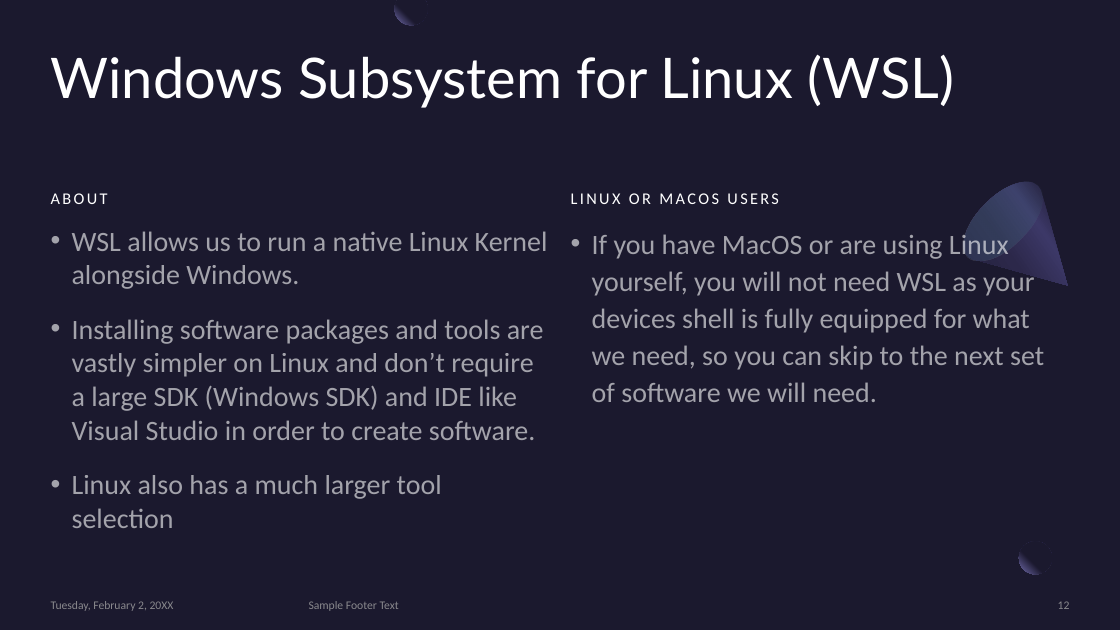
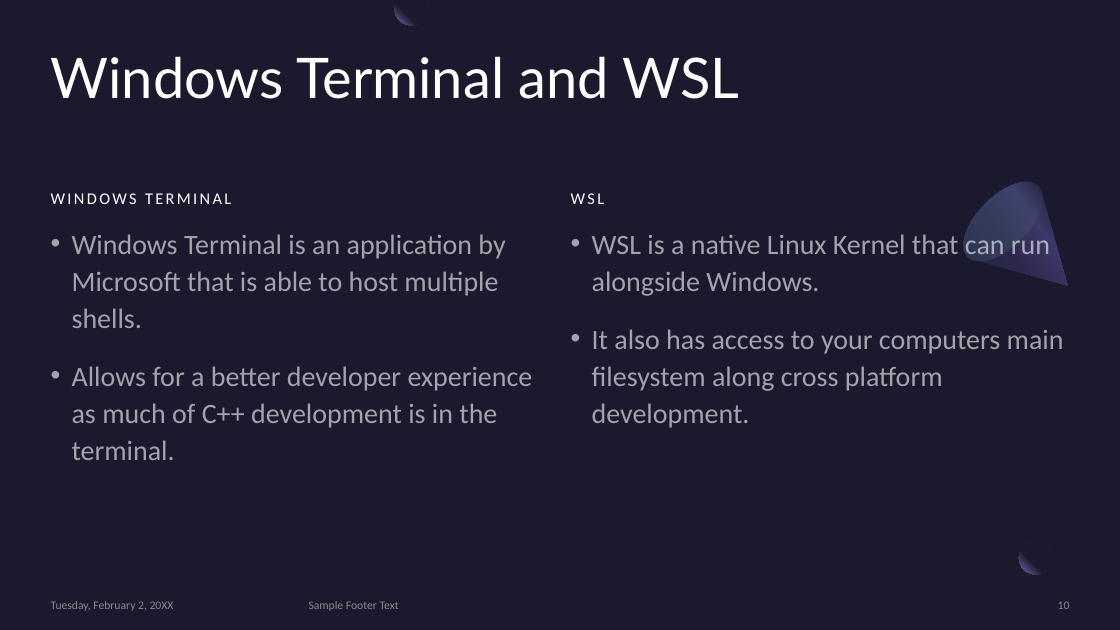
Before and after one commit to MonashDeepNeuron/HPP, a slide deck: slide 10 of content/week0/slides/week0.pptx (slide 12 before the commit). Drawn at 1120x630 pixels with LibreOffice and Linux fonts; fonts in the diff are those of the drawing. Boxes give left, top, right and bottom in pixels: in the first picture for what was removed or moved away, otherwise in the second. Text is boxed around its words. In the diff, an @@ line names an element or a change of style, - is before the commit and + after.

Commit message:
Added all the content for software installation

```diff
--- a/content/week0/slides/week0.pptx
+++ b/content/week0/slides/week0.pptx
@@ title at <box>51,56,740,99</box>: text changed @@
-Windows Subsystem for Linux (WSL)
+Windows Terminal and WSL
@@ text at <box>51,193,231,204</box>: text changed @@
-ABOUT
+WINDOWS TERMINAL
@@ text at <box>571,193,605,204</box>: text changed @@
-LINUX OR MACOS USERS
+WSL
@@ text at <box>72,234,533,460</box>: text changed @@
-• WSL allows us to run a native Linux Kernel alongside Windows.
-• Installing software packages and tools are vastly simpler on Linux and don’t require a large SDK (Windows SDK) and IDE like Visual Studio in order to create software.
-• Linux also has a much larger tool selection
+• Windows Terminal is an application by Microsoft that is able to host multiple shells.
+• Allows for a better developer experience as much of C++ development is in the terminal.
@@ text at <box>592,231,1064,428</box>: text changed @@
-• If you have MacOS or are using Linux yourself, you will not need WSL as your devices shell is fully equipped for what we need, so you can skip to the next set of software we will need.
+• WSL is a native Linux Kernel that can run alongside Windows.
+• It also has access to your computers main filesystem along cross platform development.
@@ page number at <box>1058,601,1070,609</box>: text changed @@
-12
+10
```
Also in this commit, not shown: 3 other slides changed, 2 slides added, 6 slides removed, 16 other files.
